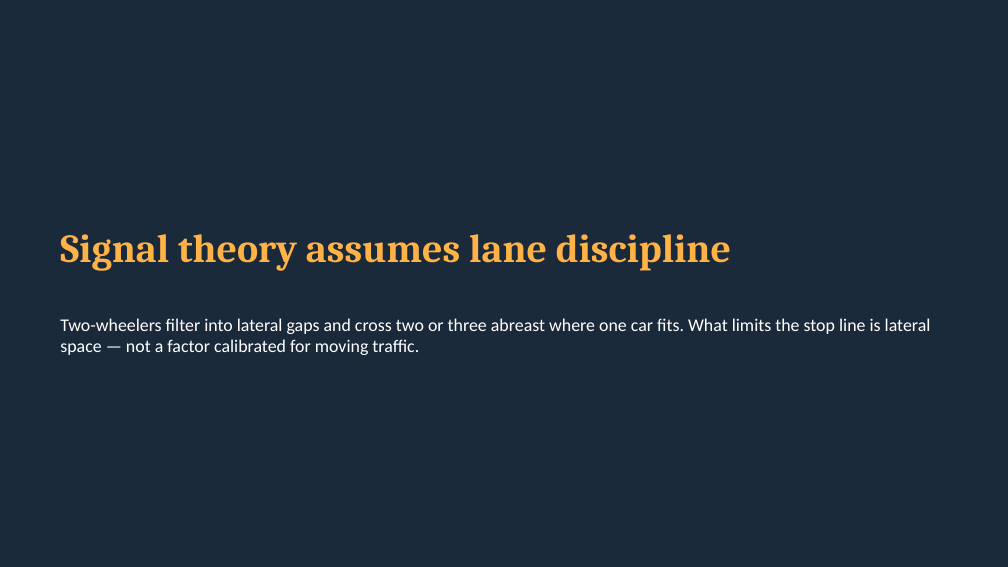
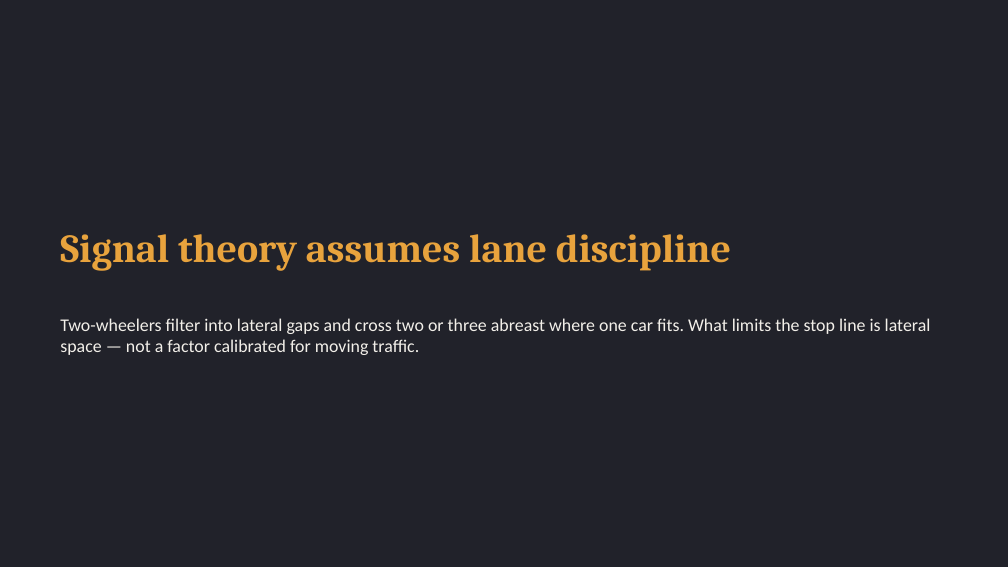
Before and after one commit to rishabcv-eng/SmartTraffic, a slide deck: slide 4 of docs/deck/SmartTraffic-full.pptx. Drawn at 1008x567 pixels with LibreOffice and Linux fonts; fonts in the diff are those of the drawing. Boxes give left, top, right and bottom in pixels: in the first picture for what was removed or moved away, otherwise in the second. Text is boxed around its words. In the diff, an @@ line names an element or a change of style, - is before the commit and + after.

Commit message:
Restyle the decks to match: graphite and signal amber, no navy and cyan
The slides carried the same template signature the site did -- a navy ground, a
cyan accent and softly rounded panels. Both decks now use the palette the
subject belongs to: asphalt graphite, warm paper rather than pure white, signal
amber as the single accent, and signal green and red muted to the colours an
actual signal head uses rather than neon. Cyan is gone. Panels are square, the
way a printed report is, and figures are set in a monospace.

Caught a Cyrillic A that had slipped into one of the hex colours while editing,
which would have thrown when the theme was written. Both decks now validate,
pass geometry checks and export cleanly.

```diff
--- a/docs/deck/SmartTraffic-full.pptx
+++ b/docs/deck/SmartTraffic-full.pptx
@@ background #1B2A3A to #21222A @@
@@ title "Signal theory assumes lane discipline" at (x1=60, y1=234, x2=731, y2=271): text colour #FFB347 to #E8A33D @@
@@ text "Two-wheelers filter into lateral gaps ..." at (x1=60, y1=318, x2=931, y2=355): text colour #FFFFFF to #F2EFE9 @@
```
Also in this commit, not shown: 13 other slides changed, 4 other files.
